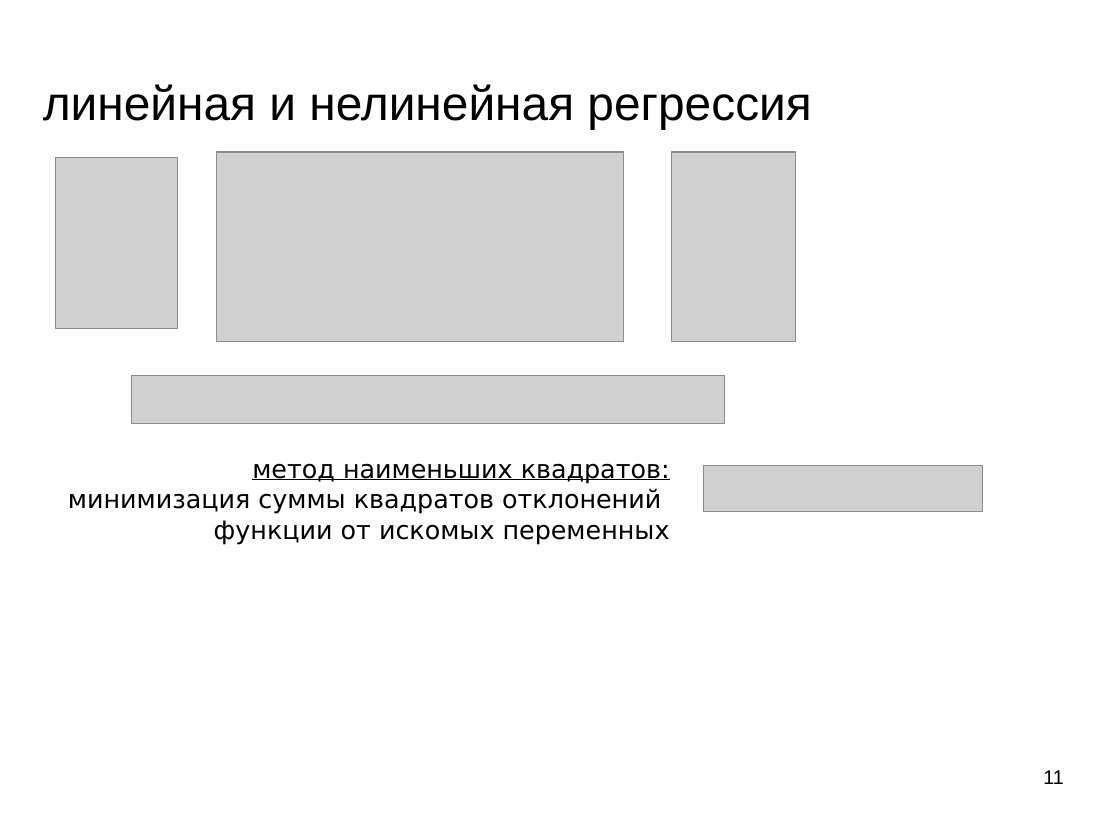
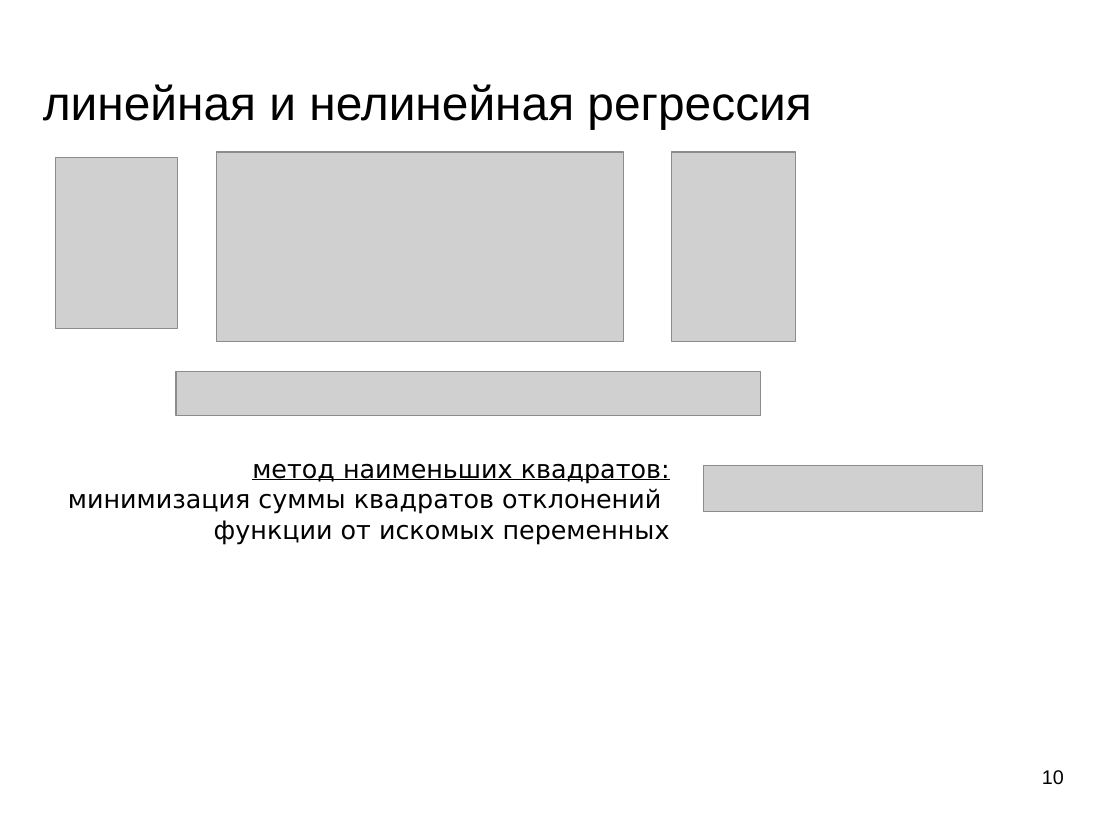
Before and after one commit to mechanoid5/ml_lectorium_legacy, a slide deck: slide 10 of 09-regression-linear.odp (slide 11 before the commit). Drawn at 1120x840 pixels with LibreOffice and Linux fonts; fonts in the diff are those of the drawing; grey boxes stand for pictures; background and template pictures are left out. Boxes give left, top, right and bottom in pixels: in the first picture for what was removed or moved away, otherwise in the second. Text is boxed around its words. In the diff, an @@ line names an element or a change of style, - is before the commit and + after.

```diff
--- a/09-regression-linear.odp
+++ b/09-regression-linear.odp
@@ picture resized from (x1=132, y1=375, x2=725, y2=424) to (x1=176, y1=371, x2=760, y2=416) @@
@@ page number at (x1=1042, y1=770, x2=1064, y2=785): text changed @@
-11
+10
```
Also in this commit, not shown: 3 other slides changed, 1 slide removed, 2 other files.
